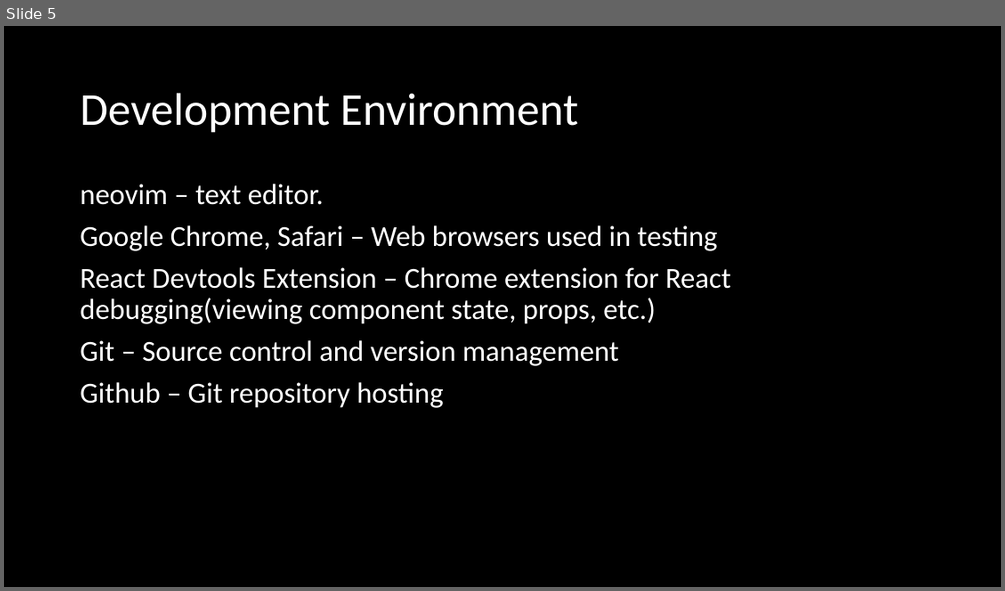
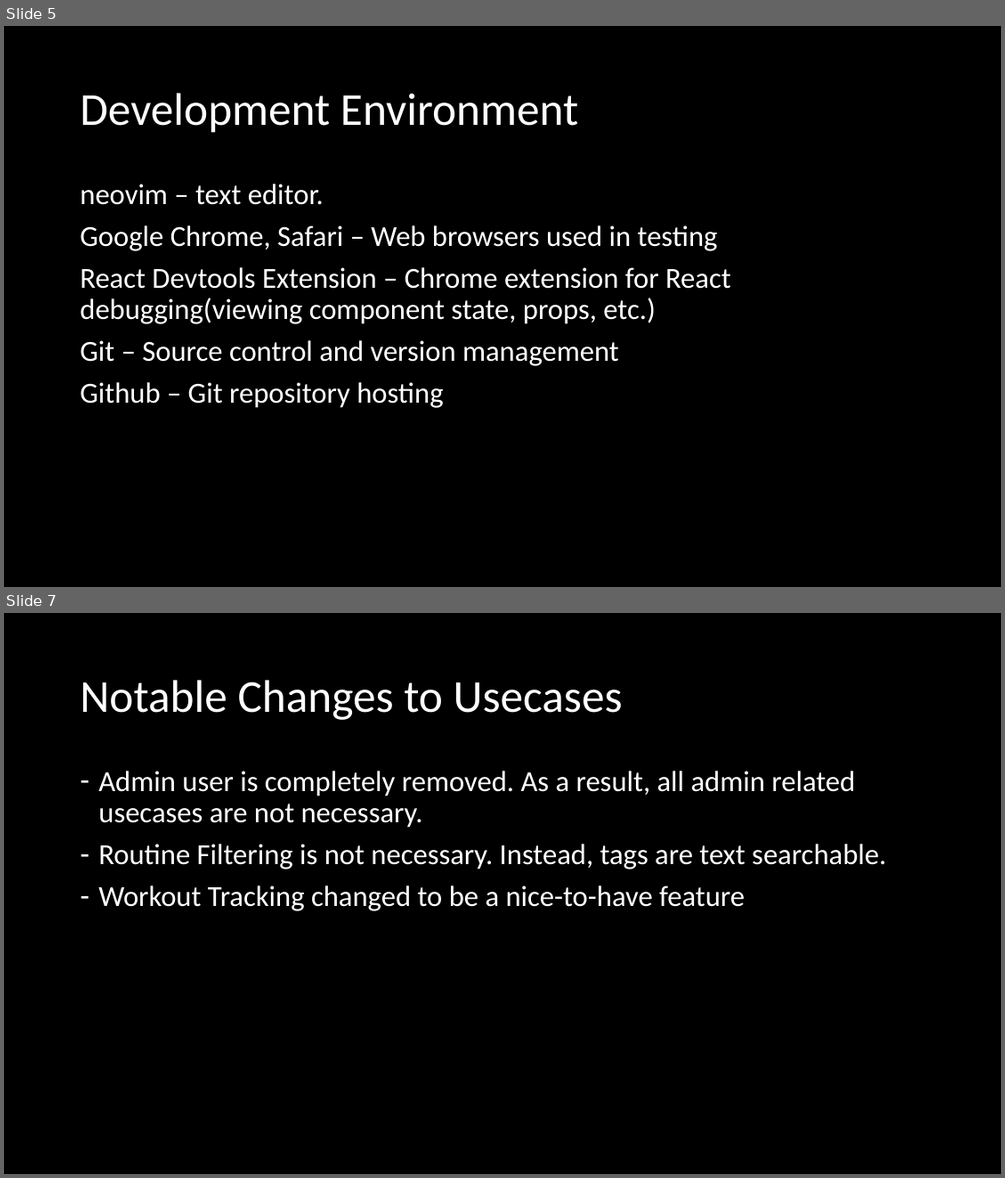
Before and after one commit to Skyward176/UnnamedFitnessApp, a slide deck: Documentation/Presentations/Final Presentation.pptx. Shown one above the other, each under a label of ours: slide 5 before the commit, slides 5 and 7 after it; the slides between them are not shown. The pictures are 1005x591 and 1005x1178 pixels, drawn with LibreOffice and Linux fonts; fonts in the diff are those of the drawing. Boxes give left, top, right and bottom in pixels: in the first picture for what was removed or moved away, otherwise in the second. Text is boxed around its words. In the diff, an @@ line names an element or a change of style, - is before the commit and + after.

```diff
--- a/Documentation/Presentations/Final Presentation.pptx
+++ b/Documentation/Presentations/Final Presentation.pptx
@@ slide 7 added at [4, 613, 1001, 1174], background #000000 @@
@@ title added at [80, 680, 623, 720], 44 pt, text #FFFFFF @@
+Notable Changes to Usecases
@@ text added at [98, 771, 886, 911], 28 pt, text #FFFFFF @@
+– Admin user is completely removed. As a result, all admin related usecases are not necessary.
+– Routine Filtering is not necessary. Instead, tags are text searchable.
+– Workout Tracking changed to be a nice-to-have feature
```
Also in this commit, not shown: 4 slides changed, 15 other slides added, 1 slide removed, 3 other files.
